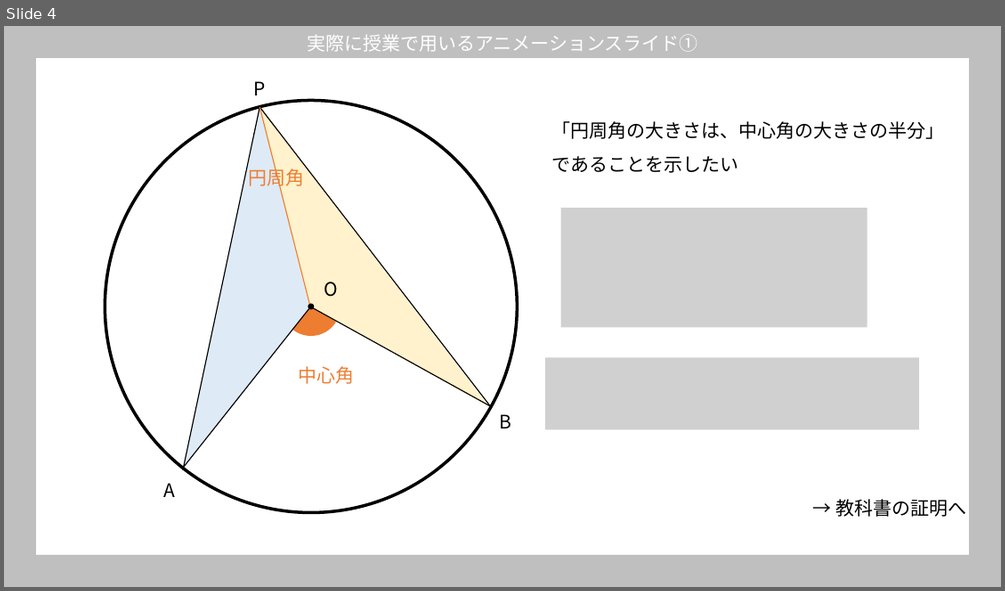
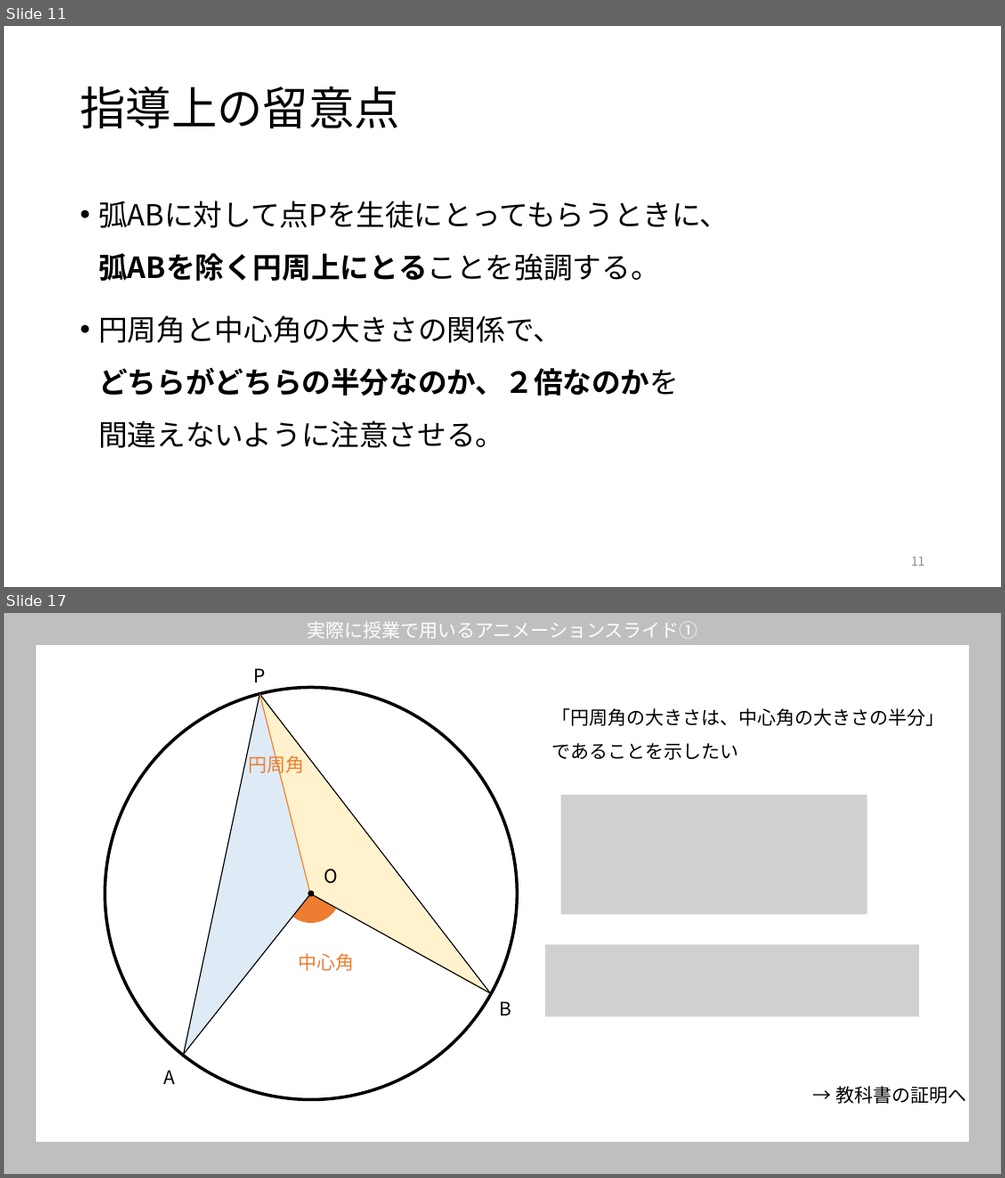
Before and after one commit to ogata222/ogata222.github.io, a slide deck: 円周角の定理_発表会用授業イメージ説明.pptx. Shown one above the other, each under a label of ours: slide 4 before the commit, slides 11 and 17 after it; the slides between them are not shown. The pictures are 1005x591 and 1005x1178 pixels, drawn with LibreOffice and Linux fonts; fonts in the diff are those of the drawing; grey boxes stand for pictures. Boxes give left, top, right and bottom in pixels: in the first picture for what was removed or moved away, otherwise in the second. Text is boxed around its words. In the diff, an @@ line names an element or a change of style, - is before the commit and + after.

```diff
--- a/円周角の定理_発表会用授業イメージ説明.pptx
+++ b/円周角の定理_発表会用授業イメージ説明.pptx
@@ slide 11 added at [4,26,1001,587], background #FFFFFF @@
@@ title added at [80,87,399,128], 44 pt, text #000000 @@
+指導上の留意点
@@ text added at [98,200,728,448], 28 pt, text #000000 @@
+• 弧ABに対して点Pを生徒にとってもらうときに、
+  弧ABを除く円周上にとることを強調する。
+• 円周角と中心角の大きさの関係で、
+  どちらがどちらの半分なのか、２倍なのかを
+  間違えないように注意させる。
@@ page number added at [911,556,925,565], 12 pt, text #8C8C8C @@
+11
@@ what was slide 4 is now slide 17 @@
```
Also in this commit, not shown: 3 slides changed, 15 other slides added, 4 slides removed.
